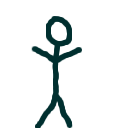
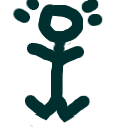
Layers edited between the first and the second 128px x 128px image:
painted on "stickman" over [13, 0, 103, 128]
